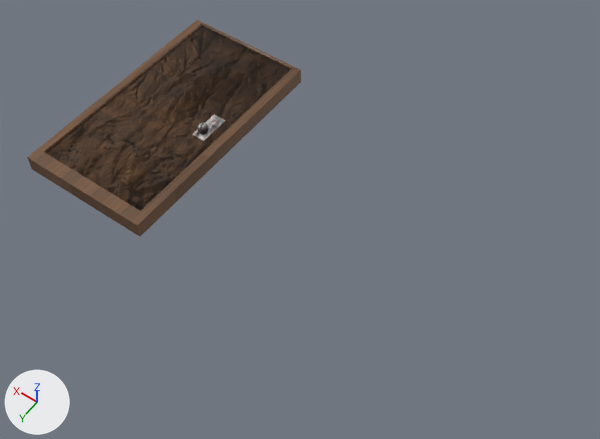
One commit to the Blender file Blender assets/Blender models/Buildings/Cabin Door.blend: the scene before it, then after it.
Camera for both pictures: a camera (50 mm lens) standing at (-4.64, 4.28, 6.12) and looking at (-1.76, 0.25, -0.2). Every picture has the same lights, and +X, +Y and +Z are marked at lower left.

Before the edit, the objects in view are built like this:
```python
me_cube = bpy.data.meshes.new('Cube')
me_cube.from_pydata(...)  # 20 vertices, 16 faces; spans x -0.72..0.72, y -1.22..1.36, z -0.09..0.09
me_cube.materials.append(mat_doorframe)
me_cube_007 = bpy.data.meshes.new('Cube.007')
me_cube_007.from_pydata(...)  # 202 vertices, 230 faces; spans x -0.63..0.64, y -1.21..1.21, z -0.17..0.17
me_cube_007.polygons.foreach_set('use_smooth', [True] * 230)
me_cube_007.materials.append(mat_doortex)
ob_door = bpy.data.objects.new('Door', me_cube_007)
ob_door.location = (0.0, 0.0, 0.0)
ob_doorframe = bpy.data.objects.new('Doorframe', me_cube)
ob_doorframe.location = (0.0, 0.0, 0.0)
```
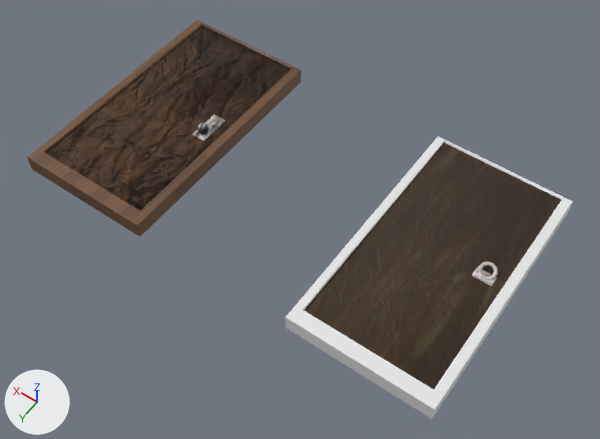
The newer file is also turned or shifted as a whole; pictures and numbers use the older file's frame.

Edits to the bpy script that builds the scene:
```text
Add img_metal_png:
    img_metal_png = load_image('Metal.png', '../../Blender assets/Texture assets/Metal.png', 1920, 1920, 'sRGB')
Add img_barkpoplar001_nrm_2k_jpg_001:
    img_barkpoplar001_nrm_2k_jpg_001 = load_image('BarkPoplar001_NRM_2K.jpg.001', '../../../Assets/Textures/BarkPoplar001_NRM_2K.jpg', 1024, 2048, 'sRGB')
Add img_woodbark1_png:
    img_woodbark1_png = load_image('WoodBark1.png', '../../Blender assets/Texture assets/WoodBark1.png', 1920, 1920, 'sRGB')
Add mat_metal:
    mat_metal = principled_material('Metal')
    mat_metal.texture = img_metal_png
    mat_metal.metallic = 0.382
    mat_metal.roughness = 0.505
Add mat_wood2:
    mat_wood2 = bpy.data.materials.new('Wood2')
    # colours: black #000000, white #ffffff
    # uses the picture img_barkpoplar001_nrm_2k_jpg_001
    # uses the picture img_woodbark1_png
Add mat_door2:
    mat_door2 = principled_material('Door2')
    mat_door2.base_color = (0.8, 0.8, 0.8)  # white #e7e7e7
Add me_cube_002:
    me_cube_002.from_pydata(...)  # 239 vertices, 197 faces; spans x -0.63..0.64, y -1.21..1.21, z -0.09..0.14
    me_cube_002.polygons.foreach_set('use_smooth', [True] * 197)
    # faces by material slot: [12, 185]
    me_cube_002.materials.append(mat_wood2)
    me_cube_002.materials.append(mat_metal)  # picture img_metal_png
Add me_cube_001:
    me_cube_001.from_pydata(...)  # 20 vertices, 16 faces; spans x -0.72..0.72, y -1.22..1.36, z -0.09..0.09
    me_cube_001.materials.append(mat_door2)  # its picture is missing
Add ob_door2:
    ob_door2 = bpy.data.objects.new('Door2', me_cube_002)
    ob_door2.location = (-3.123, 0.0, 0.0)
Add ob_doorframe2:
    ob_doorframe2 = bpy.data.objects.new('Doorframe2', me_cube_001)
    ob_doorframe2.location = (-3.123, 0.0, 0.0)
```

Boxes [x1, y1, x2, y2] around the edits, measured in the pictures (600 x 439 px):
'Door2', added (brown): after [304, 143, 561, 389]
    faces in mat_wood2: [304, 143, 561, 389]
    faces in mat_metal (picture img_metal_png): [472, 262, 498, 286]
'Doorframe2', added: after [285, 136, 573, 419]
